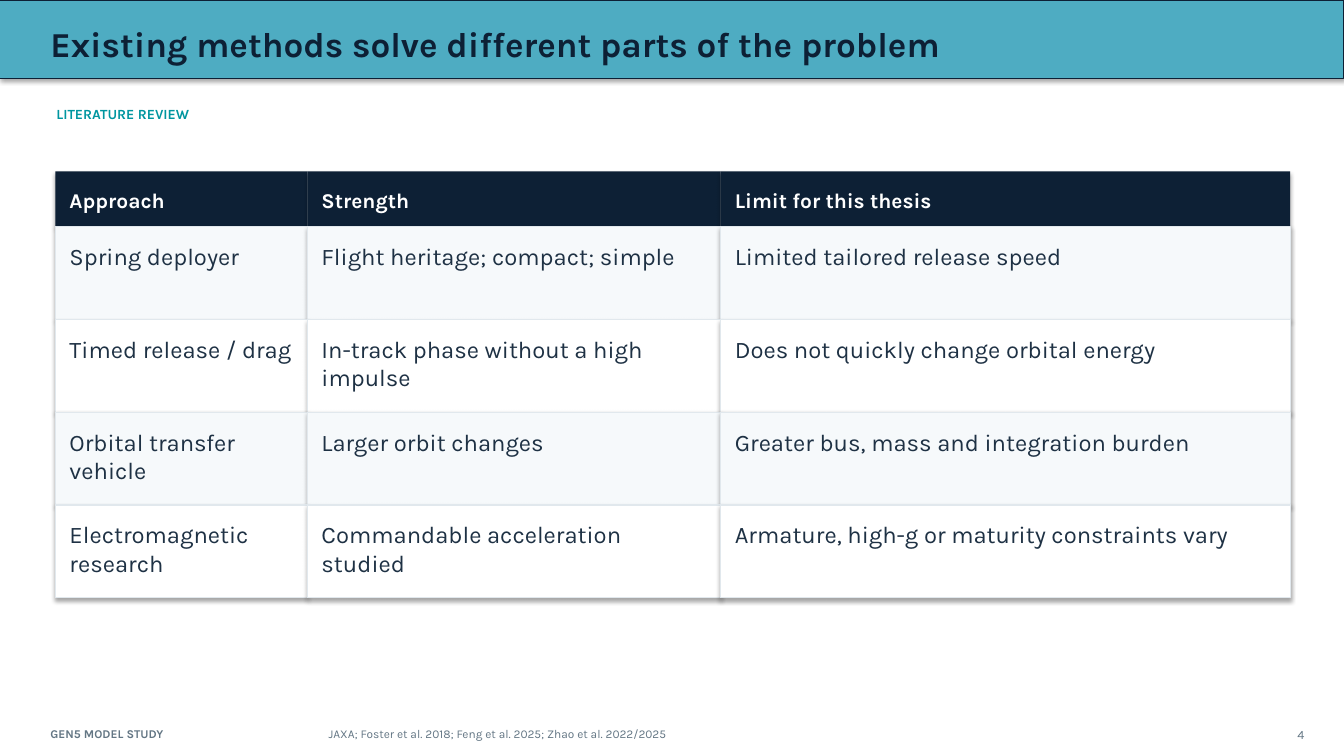
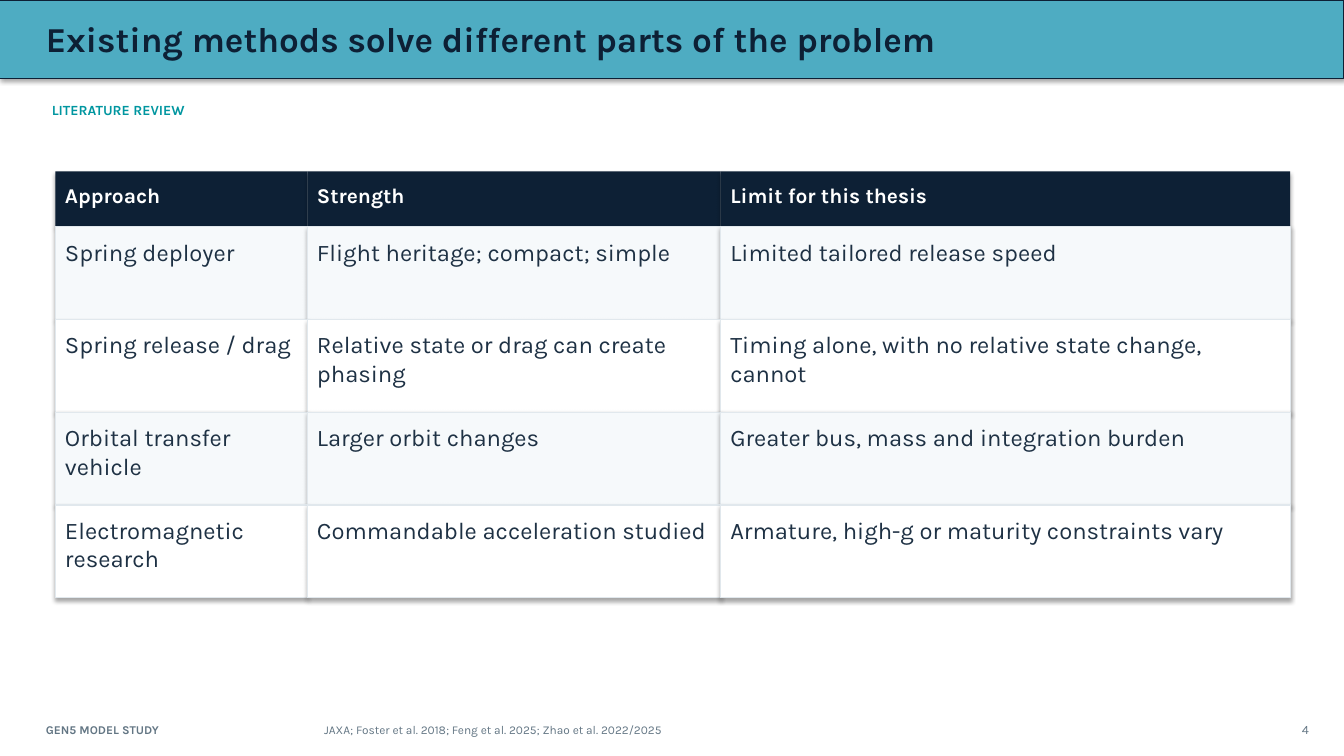
Before and after one commit to aaaaaaaaaaaavm/VOLLEY-thesis, a slide deck: slide 4 of university/final_review_2026_10_10/VOLLEY_Final_Review_2026-10-10.pptx. Drawn at 1344x756 pixels with LibreOffice and Linux fonts; fonts in the diff are those of the drawing. Boxes give left, top, right and bottom in pixels: in the first picture for what was removed or moved away, otherwise in the second. Text is boxed around its words. In the diff, an @@ line names an element or a change of style, - is before the commit and + after.

Commit message:
Publish self-contained Gen5 thesis and corrected review pack

```diff
--- a/university/final_review_2026_10_10/VOLLEY_Final_Review_2026-10-10.pptx
+++ b/university/final_review_2026_10_10/VOLLEY_Final_Review_2026-10-10.pptx
@@ text at (x1=65, y1=336, x2=291, y2=359): text changed @@
-Timed release / drag
+Spring release / drag
@@ text at (x1=317, y1=336, x2=666, y2=388): text changed @@
-In-track phase without a high impulse
+Relative state or drag can create phasing
@@ text at (x1=730, y1=336, x2=1201, y2=383): text changed @@
-Does not quickly change orbital energy
+Timing alone, with no relative state change, cannot
@@ 17 texts moved together from (x1=50, y1=32, x2=1304, y2=741) to (x1=46, y1=27, x2=1309, y2=737) @@
```
Also in this commit, not shown: 3 other slides changed, 16 other files.
